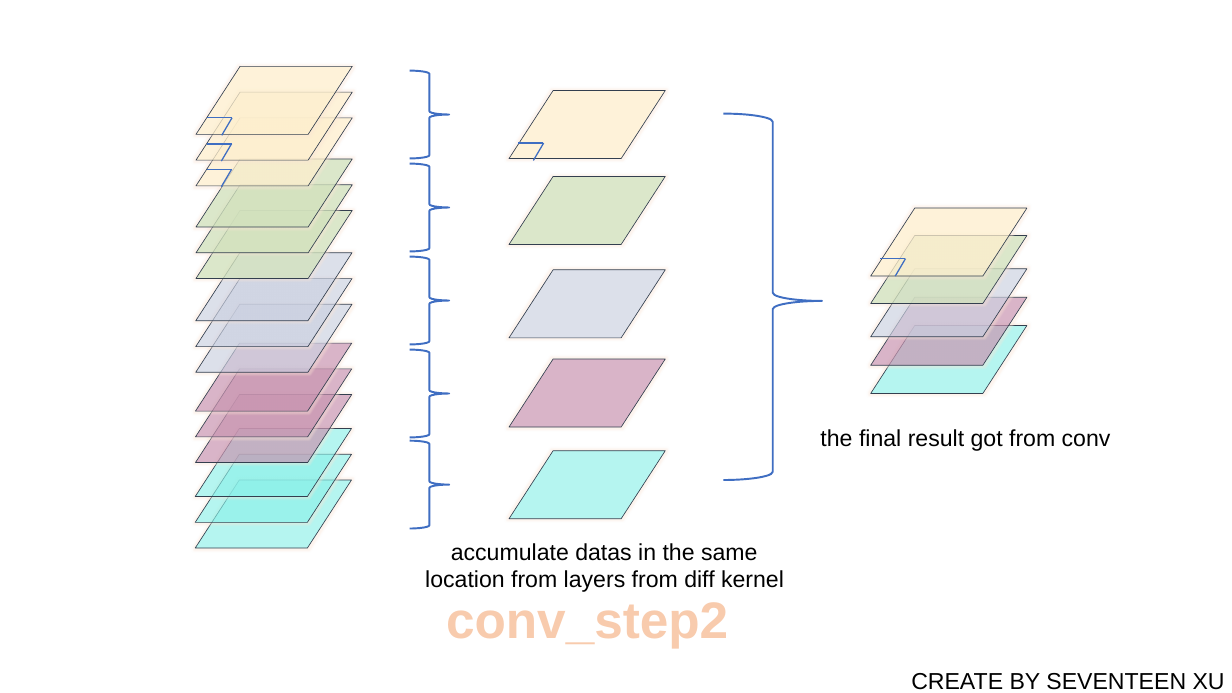
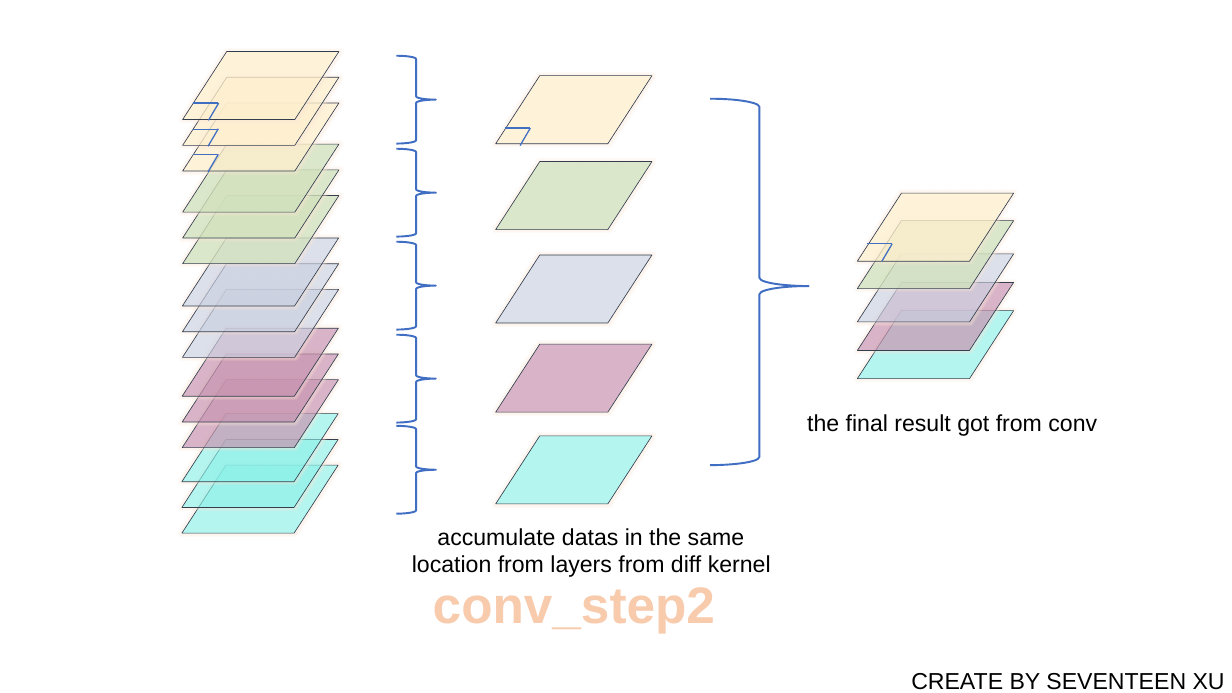
Before and after one commit to seventeenxsq/CUDA_CNN_Forward, a slide deck: slide 2 of CUDA画图.pptx. Drawn at 1232x693 pixels with LibreOffice and Linux fonts; fonts in the diff are those of the drawing. Boxes give left, top, right and bottom in pixels: in the first picture for what was removed or moved away, otherwise in the second. Text is boxed around its words. In the diff, an @@ line names an element or a change of style, - is before the commit and + after.

```diff
--- a/CUDA画图.pptx
+++ b/CUDA画图.pptx
@@ 25 parallelograms, 9 lines, 6 right braces, 2 texts: place and size @@
-25 parallelograms, 9 lines, 6 right braces, 2 texts at <box>195,67,1027,648</box>
+25 parallelograms, 9 lines, 6 right braces, 2 texts at <box>182,52,1014,633</box>
@@ line moved from (518, 143) - (543, 143) to (506, 128) - (531, 128) @@
@@ text "the final result got from ...": place and size @@
-text "the final result got from ..." at <box>820,429,1111,451</box>
+text "the final result got from ..." at <box>807,414,1097,436</box>
```
Also in this commit, not shown: 2 other slides changed, 1 slide added, 11 other files.
